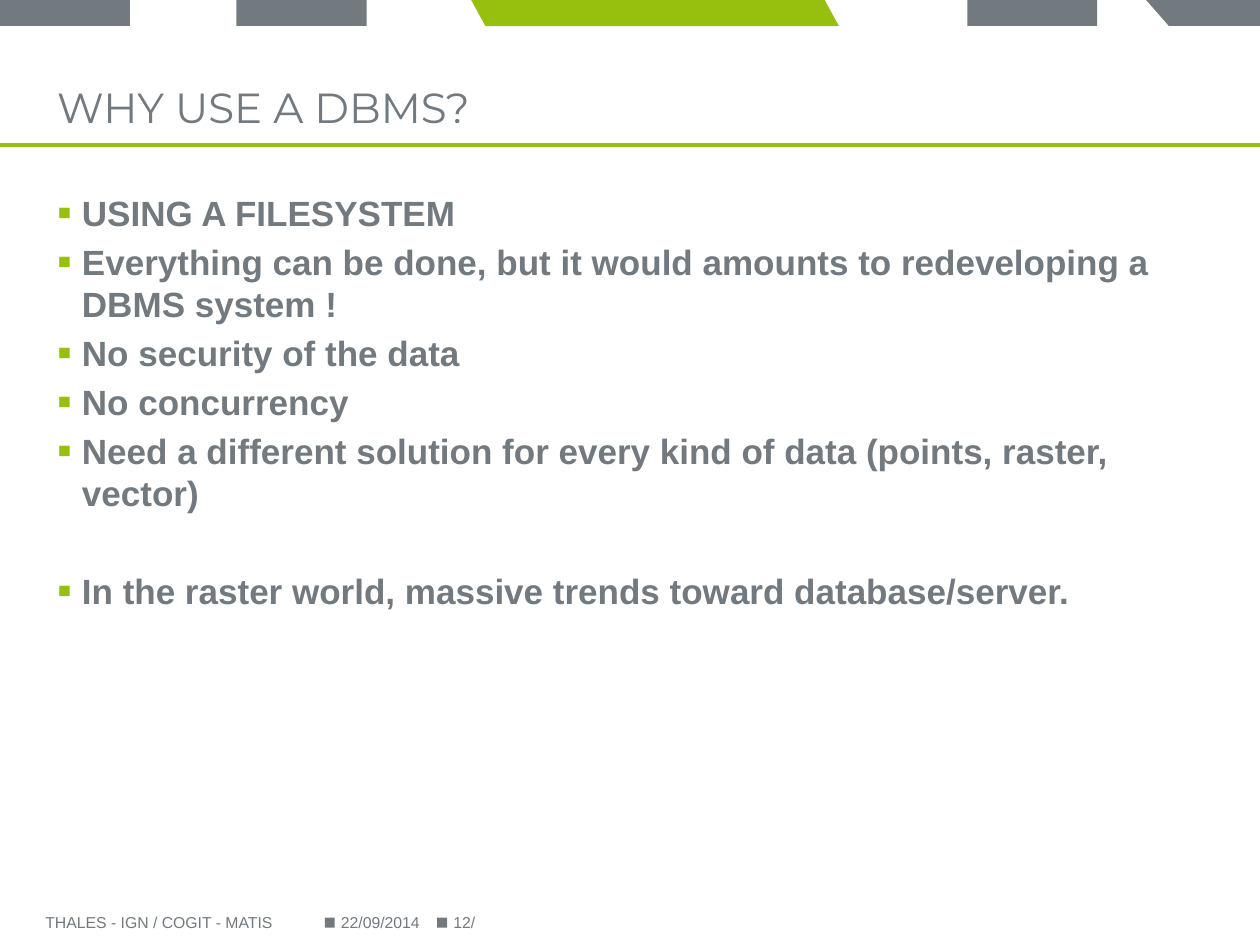
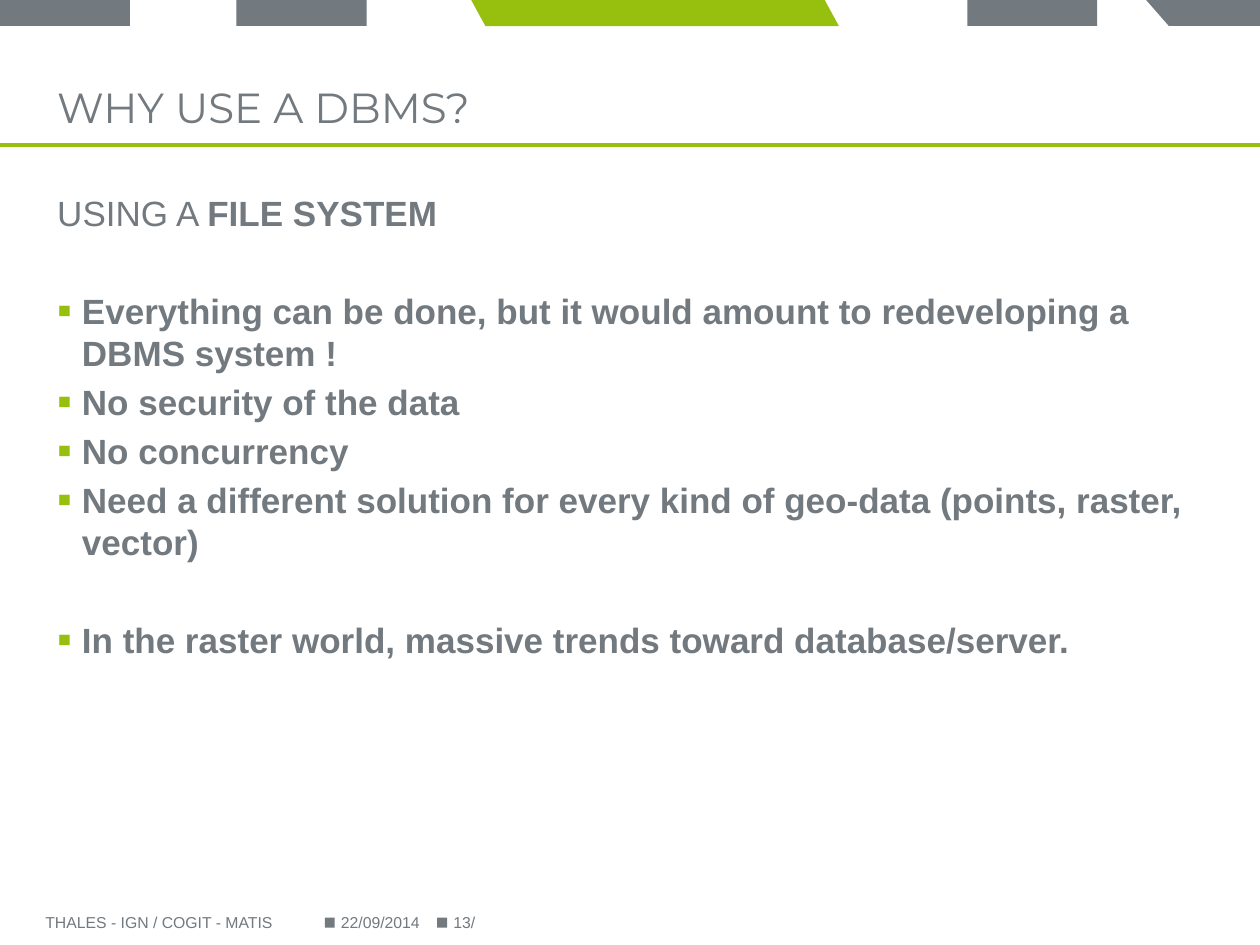
Before and after one commit to Remi-C/Postgres_Day_2014_10_RemiC, a slide deck: slide 13 of presentation_RCura.pptx (slide 12 before the commit). Drawn at 1260x945 pixels with LibreOffice and Linux fonts; fonts in the diff are those of the drawing; background and template pictures are left out. Boxes give left, top, right and bottom in pixels: in the first picture for what was removed or moved away, otherwise in the second. Text is boxed around its words. In the diff, an @@ line names an element or a change of style, - is before the commit and + after.

```diff
--- a/presentation_RCura.pptx
+++ b/presentation_RCura.pptx
@@ text at [57,201,1128,372]: text changed @@
-▪ USING A FILESYSTEM
-▪ Everything can be done, but it would amounts to redeveloping a DBMS system !
+USING A FILE SYSTEM
+▪ Everything can be done, but it would amount to redeveloping a DBMS system !
@@ text at [82,487,1181,561]: text changed @@
-▪ Need a different solution for every kind of data (points, raster, vector)
+▪ Need a different solution for every kind of geo-data (points, raster, vector)
@@ page number at [453,916,475,928]: text changed @@
-12/
+13/
```
Also in this commit, not shown: 11 other slides changed, 1 slide added.
